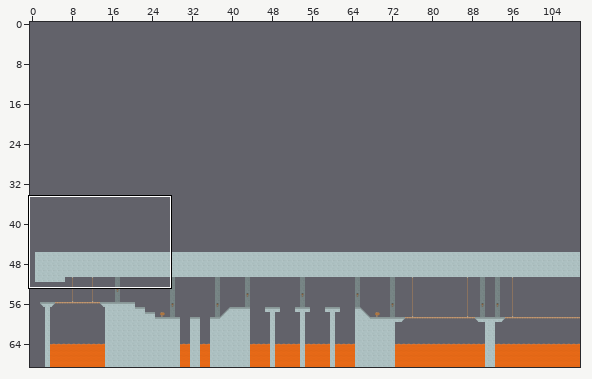
Tiled map -- arte/maps/castle1.tmx. Above, an overview of the earlier version with the close-up marked.
Close-up. Earlier state:
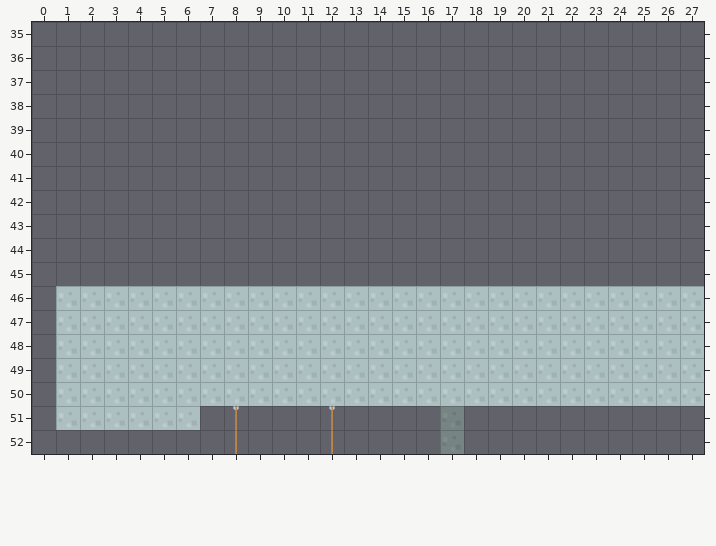
Cells are 64x64 px. Shown: x 0..27, y 35..52. The commit also changed other parts of the map, which this record leaves out. The old version is drawn lined up with the new one.
New version:
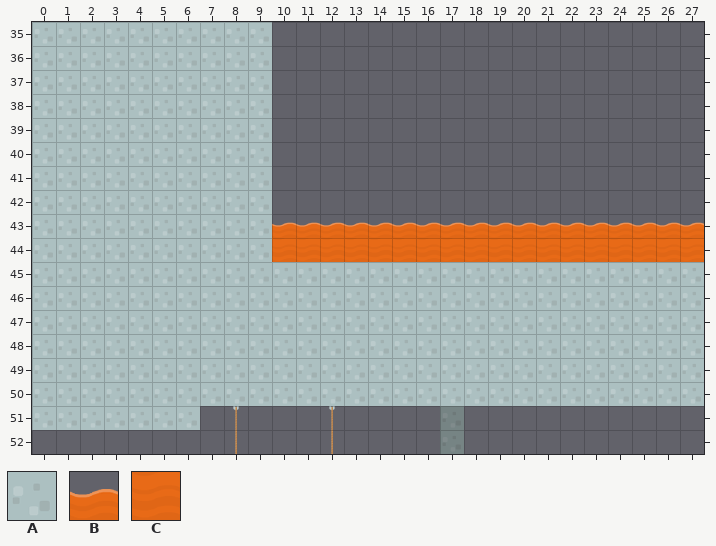
Key: from "tileset": A 51, B 86, C 99.
_ is an empty cell.
Difference:
Changed rows in their new state; . is an unchanged cell.
map size 130x23 -> 130x69 cells (old content now starts at 0,46; both pictures use the new coordinates)
Layer "ground":
first column x 0:
35 AAAAAAAAAA..................
36 AAAAAAAAAA..................
37 AAAAAAAAAA..................
38 AAAAAAAAAA..................
39 AAAAAAAAAA..................
40 AAAAAAAAAA..................
41 AAAAAAAAAA..................
42 AAAAAAAAAA..................
43 AAAAAAAAAABBBBBBBBBBBBBBBBBB
44 AAAAAAAAAACCCCCCCCCCCCCCCCCC
45 AAAAAAAAAAAAAAAAAAAAAAAAAAAA
46 A...........................
47 A...........................
48 A...........................
49 A...........................
50 A...........................
51 A...........................
Where, in picture pixels (left, top, right, bottom), the same in both close-ups:
added: (32, 22, 704, 430)
